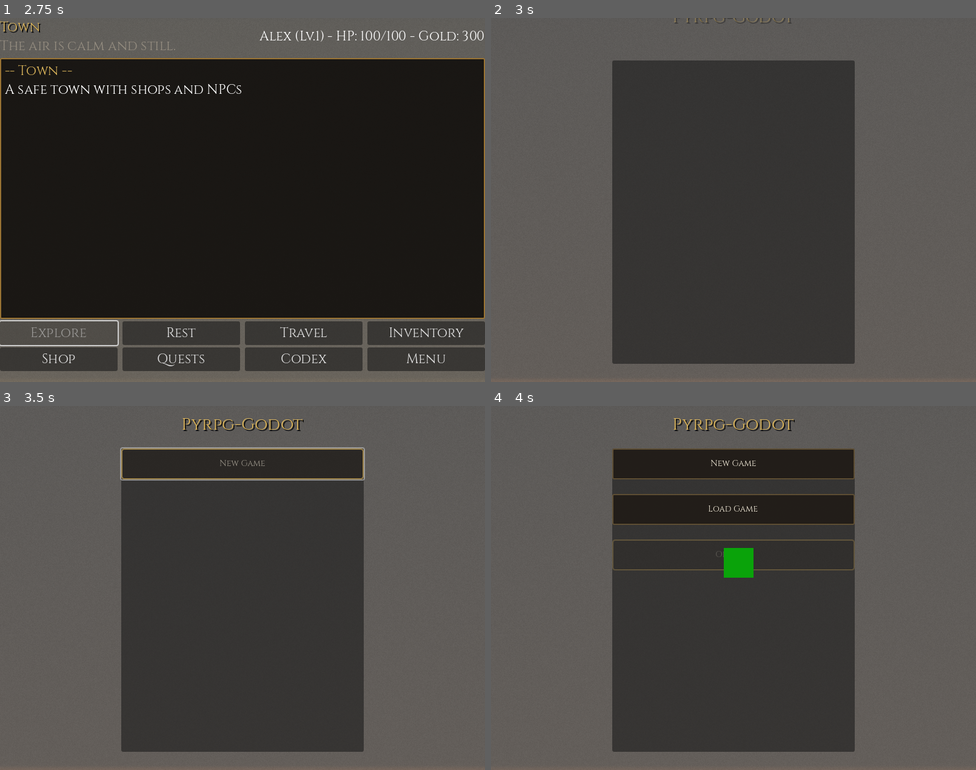
Above: before the commit, frames 1-4 (two rows, left to right).
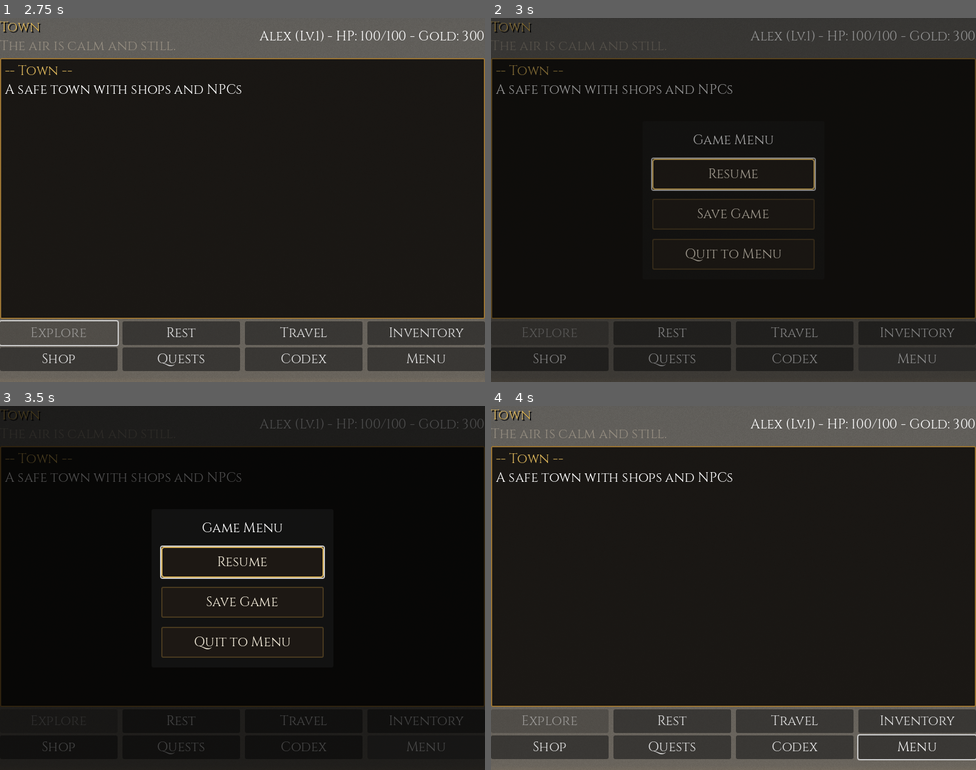
Above: after the commit, the same moments.

Repository: matt-taylor-git/godot-rpg-refactor
Game: Godot game, scene res://scenes/main.tscn
Two runs of this game, one before a commit and one after it. Both use one fixed random seed, a clock stepped at 60 frames per second and the inputs below.
Inputs (mouse positions are in pixels of both pictures, inside the frame that each line leads up to):
- Up to frame 1 (2.75 s): tap Enter at 0.5 s; move the mouse to (349, 181) at 0.52 s; hold Shift 0.53-1.25 s; click (349, 181) at 0.67 s; tap Space at 0.77 s; click (116, 79) at 1.27 s; type "Alex" at 1.35 s; click "Start Adventure" at 2 s
- Up to frame 2 (3 s): click "Menu" at 2.75 s
- Up to frame 3 (3.5 s): no input
- Up to frame 4 (4 s): click (733, 562) at 3.5 s, where only the run after the commit has a clickable "Resume"

Frame 1 is identical in both runs. In frame 2, 93% of the frame differs, in the area x 0-100%, y 0-100%; in frame 3, 98%; in frame 4, 71%.

Commit message:
Add game menu dialog so menu button no longer traps the player
The menu button in exploration previously did a full scene change to
the main menu with no way to return. Replace with a dialog overlay
(Resume, Save Game, Quit to Menu) matching the existing dialog pattern.

Co-Authored-By: Claude Opus 4.6 <noreply@anthropic.com>

Diff:
--- /dev/null
+++ b/scenes/ui/game_menu_dialog.tscn
@@ -0,0 +1,72 @@
+[gd_scene load_steps=3 format=3]
+
+[ext_resource type="Theme" uid="uid://b7w5k8j6x2q1a" path="res://resources/ui_theme.tres" id="1"]
+[ext_resource type="Script" path="res://scripts/ui/GameMenuDialog.gd" id="2"]
+[ext_resource type="PackedScene" uid="uid://banlt66gdvndq" path="res://scenes/components/ui_button.tscn" id="3"]
+
+[node name="GameMenuDialog" type="Control"]
+layout_mode = 3
+anchors_preset = 15
+anchor_right = 1.0
+anchor_bottom = 1.0
+grow_horizontal = 2
+grow_vertical = 2
+theme = ExtResource("1")
+script = ExtResource("2")
+
+[node name="Background" type="ColorRect" parent="."]
+layout_mode = 1
+anchors_preset = 15
+anchor_right = 1.0
+anchor_bottom = 1.0
+grow_horizontal = 2
+grow_vertical = 2
+color = Color(0, 0, 0, 0.7)
+
+[node name="DialogPanel" type="PanelContainer" parent="."]
+layout_mode = 1
+anchors_preset = 8
+anchor_left = 0.5
+anchor_top = 0.5
+anchor_right = 0.5
+anchor_bottom = 0.5
+offset_left = -150.0
+offset_top = -120.0
+offset_right = 150.0
+offset_bottom = 120.0
+grow_horizontal = 2
+grow_vertical = 2
+theme_type_variation = "Panel"
+
+[node name="MarginContainer" type="MarginContainer" parent="DialogPanel"]
+layout_mode = 2
+theme_override_constants/margin_left = 16
+theme_override_constants/margin_top = 16
+theme_override_constants/margin_right = 16
+theme_override_constants/margin_bottom = 16
+
+[node name="VBoxContainer" type="VBoxContainer" parent="DialogPanel/MarginContainer"]
+layout_mode = 2
+theme_override_constants/separation = 15
+
+[node name="Title" type="Label" parent="DialogPanel/MarginContainer/VBoxContainer"]
+layout_mode = 2
+text = "Game Menu"
+horizontal_alignment = 1
+theme_type_variation = "H2"
+
+[node name="ResumeButton" parent="DialogPanel/MarginContainer/VBoxContainer" instance=ExtResource("3")]
+layout_mode = 2
+text = "Resume"
+
+[node name="SaveButton" parent="DialogPanel/MarginContainer/VBoxContainer" instance=ExtResource("3")]
+layout_mode = 2
+text = "Save Game"
+
+[node name="QuitButton" parent="DialogPanel/MarginContainer/VBoxContainer" instance=ExtResource("3")]
+layout_mode = 2
+text = "Quit to Menu"
+
+[connection signal="pressed" from="DialogPanel/MarginContainer/VBoxContainer/ResumeButton" to="." method="_on_resume_pressed"]
+[connection signal="pressed" from="DialogPanel/MarginContainer/VBoxContainer/SaveButton" to="." method="_on_save_pressed"]
+[connection signal="pressed" from="DialogPanel/MarginContainer/VBoxContainer/QuitButton" to="." method="_on_quit_pressed"]
--- a/scripts/ui/ExplorationScene.gd
+++ b/scripts/ui/ExplorationScene.gd
@@ -6,6 +6,7 @@
 const ShopDialog = preload("res://scenes/ui/shop_dialog.tscn")
 const QuestLogDialog = preload("res://scenes/ui/quest_log_dialog.tscn")
 const CodexDialog = preload("res://scenes/ui/codex_dialog.tscn")
+const GameMenuDialog = preload("res://scenes/ui/game_menu_dialog.tscn")
 
 # Exploration state
 var current_area_id: String = "town"
@@ -433,7 +434,9 @@
 	dialog.tree_exited.connect(func(): codex_button.grab_focus())
 
 func _on_menu_pressed():
-	GameManager.change_scene("main_menu")
+	var dialog = GameMenuDialog.instantiate()
+	add_child(dialog)
+	dialog.tree_exited.connect(func(): menu_button.grab_focus())
 
 # -- Button visibility helper --
 
--- /dev/null
+++ b/scripts/ui/GameMenuDialog.gd
@@ -0,0 +1,54 @@
+extends Control
+
+# GameMenuDialog - In-game pause menu overlay
+
+const SAVE_SLOT_DIALOG = preload("res://scenes/ui/save_slot_dialog.tscn")
+
+@onready var resume_button = $DialogPanel/MarginContainer/VBoxContainer/ResumeButton
+@onready var save_button = $DialogPanel/MarginContainer/VBoxContainer/SaveButton
+@onready var quit_button = $DialogPanel/MarginContainer/VBoxContainer/QuitButton
+
+
+func _ready():
+	modulate.a = 0.0
+	var tween = create_tween()
+	tween.tween_property(self, "modulate:a", 1.0, 0.3)
+	tween.finished.connect(func(): tween.kill())
+	_setup_focus_navigation()
+
+
+func _setup_focus_navigation():
+	resume_button.set("focus_neighbor_bottom", save_button.get_path())
+	resume_button.set("focus_neighbor_top", quit_button.get_path())
+
+	save_button.set("focus_neighbor_top", resume_button.get_path())
+	save_button.set("focus_neighbor_bottom", quit_button.get_path())
+
+	quit_button.set("focus_neighbor_top", save_button.get_path())
+	quit_button.set("focus_neighbor_bottom", resume_button.get_path())
+
+	await get_tree().process_frame
+	resume_button.grab_focus()
+
+
+func _on_resume_pressed():
+	var tween = create_tween()
+	tween.tween_property(self, "modulate:a", 0.0, 0.2)
+	tween.finished.connect(func(): tween.kill())
+	await tween.finished
+	queue_free()
+
+
+func _on_save_pressed():
+	var dialog = SAVE_SLOT_DIALOG.instantiate()
+	add_child(dialog)
+	dialog.connect("slot_selected", Callable(self, "_on_save_slot_selected"))
+	dialog.tree_exited.connect(func(): save_button.grab_focus())
+
+
+func _on_save_slot_selected(slot_number: int):
+	GameManager.save_game(slot_number)
+
+
+func _on_quit_pressed():
+	GameManager.change_scene("main_menu")
Not shown, added: scripts/ui/GameMenuDialog.gd.uid
